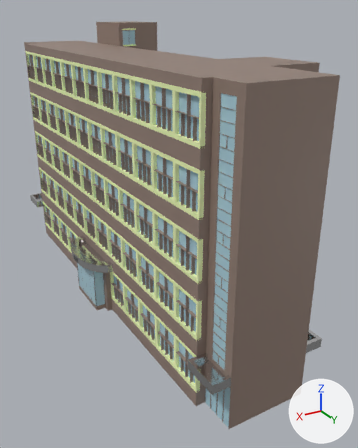
Two versions of the Blender file building/blend/5building.blend, one commit apart.
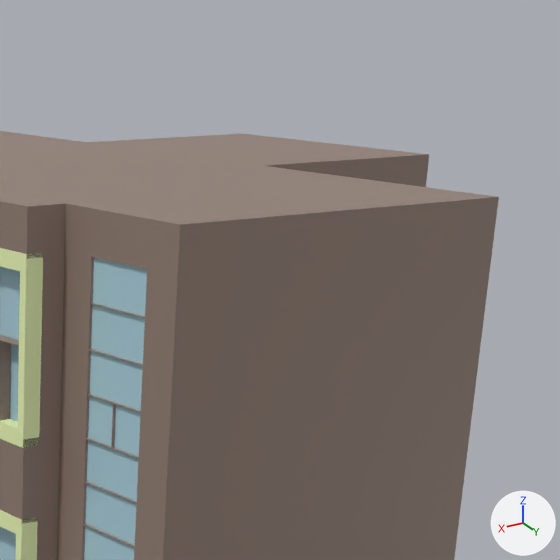
The first picture shows the older version from a 50 mm camera at (129.0, 277.0, 178.0) aimed at (-22.0, 25.0, 52.0). The close-ups show both versions on the part from 54% to 100% of the width and 4% to 41% of the height of that picture; other places that the commit changed are outside them. Lighting does not change. The marker at lower right points along +X, +Y and +Z.

Names of what the first close-up shows: 'Cube.018', 'Cube.065', 'Cube.068', 'main', 'sidebar-2', '전면창문'.
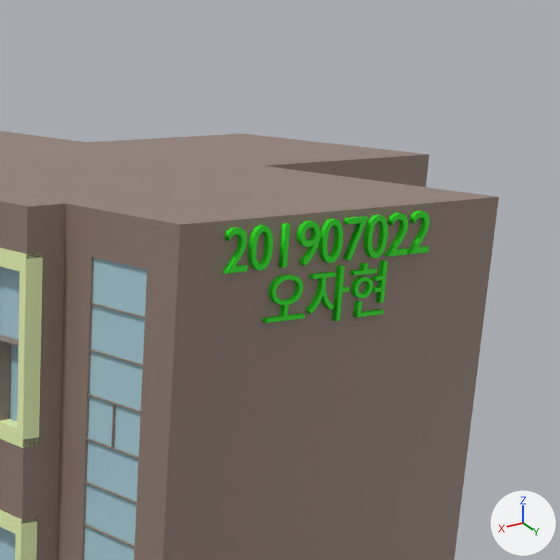
The change, as JSON lines over the scene's bpy script:
```json
{"op": "add", "block": "mat_글자", "code": ["mat_글자 = principled_material('글자')", "mat_글자.base_color = (0.0198, 0.8, 0.00802)  # green #26e716"]}
{"op": "add", "block": "txt_text_003", "code": ["txt_text_003 = bpy.data.curves.new('Text.003', 'FONT')", "txt_text_003.body = '오자현'", "txt_text_003.materials.append(mat_글자)  # green #26e716", "txt_text_003.extrude = 0.1", "txt_text_003.offset_x = -1.353", "txt_text_003.offset_y = -0.374"]}
{"op": "add", "block": "txt_text_001", "code": ["txt_text_001 = bpy.data.curves.new('Text.001', 'FONT')", "txt_text_001.body = '201907022'", "txt_text_001.materials.append(mat_글자)  # green #26e716", "txt_text_001.extrude = 0.1", "txt_text_001.offset_x = -2.25", "txt_text_001.offset_y = -0.341"]}
{"op": "set", "path": "ob_cube_068.location", "old": "(24.0, 0.0, 80.9)", "new": "(24.1, 0.0, 80.9)"}
{"op": "add", "block": "ob_7_002", "code": ["ob_7_002 = bpy.data.objects.new('7.002', txt_text_003)", "ob_7_002.location = (0.0, 140.0, 146.4)", "ob_7_002.rotation_euler = (1.571, 0.0, 3.142)  # degrees (90, 0, 180)", "ob_7_002.scale = (6.43, 6.43, 6.43)"]}
{"op": "add", "block": "ob_7_001", "code": ["ob_7_001 = bpy.data.objects.new('7.001', txt_text_001)", "ob_7_001.location = (0.0, 140.0, 152.0)", "ob_7_001.rotation_euler = (1.571, 0.0, 3.142)  # degrees (90, 0, 180)", "ob_7_001.scale = (6.43, 6.43, 6.43)"]}
```

Changed parts and their boxes [x1, y1, x2, y2] in the close-ups (560 x 560 px):
```json
{"object": "Cube.068", "change": "moved", "before": [0, 248, 43, 560], "after": [0, 248, 43, 560]}
{"object": "7.001", "change": "added", "after": [222, 211, 430, 274], "on screen": "green"}
{"object": "7.002", "change": "added", "after": [262, 260, 388, 323], "on screen": "green"}
```
